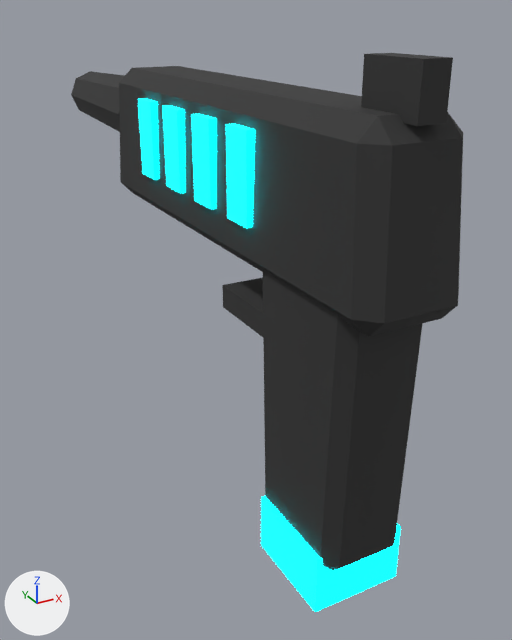
The glTF model public/assets/models/blaster.glb, before and after one commit.
Before and after are seen from a camera (50 mm lens) standing at (-0.162, -0.243, 0.129) and looking at (0.024, 0.095, -0.04). Lighting does not change. The marker at lower left points along +X, +Y and +Z. The first picture is the older version. Where no turn or scale is listed for an object, it has been applied to the vertices. Vertices at exactly the same position are counted once.

In view in the first picture: 'frame', 'heat_cell', 'heat_vents'.
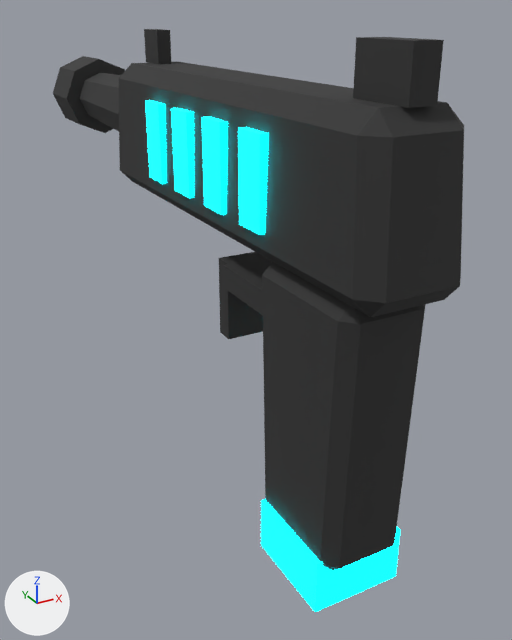
Pixel boxes [x1, y1, x2, y2] of what changed, in the pictures (512 x 640 px; the box of a moved part takes in the faces that stretch with it):
'frame', reshaped
    before: [71, 53, 463, 570]
    after: [53, 29, 464, 570]
'heat_vents', moved
    before: [138, 98, 255, 228]
    after: [145, 100, 269, 235]
'heat_cell', rescaled
    before: [261, 496, 401, 612]
    after: [261, 499, 400, 612]
part 1 of me_frame, moved or reshaped
    before: [119, 66, 463, 337]
    after: [119, 62, 464, 317]
part 2 of me_frame, moved or reshaped
    before: [222, 277, 263, 337]
    after: [222, 257, 272, 315]
part 3 of me_frame, added
    after: [219, 252, 264, 339]
part 4 of me_frame, added
    after: [53, 56, 125, 133]
part 5 of me_frame, moved or reshaped
    before: [361, 53, 453, 126]
    after: [353, 37, 444, 108]
part 6 of me_frame, added
    after: [144, 29, 172, 64]
part 7 of me_frame, moved or reshaped
    before: [263, 270, 423, 569]
    after: [262, 262, 426, 569]

The edits, one by one:
me_frame is used by ob_frame; location (0.0, 0.0, 0.0).
me_frame had 80 vertices, 140 faces and spanned x -0.025..0.025, y -0.069..0.31, z -0.1..0.115.
me_frame now has 112 vertices, 192 faces and spans x -0.026..0.026, y -0.069..0.325, z -0.1..0.12.
me_frame part 1: the loose piece of 24 vertices spanning x -0.025..0.025, y -0.069..0.189, z 0.023..0.097 is scaled about its middle by (1, 1, 0.923), then moved by (0.0, 0.0, 0.005).
me_frame part 2: the loose piece of 8 vertices spanning x -0.015..0.015, y 0.01..0.06, z -0.011..0.001 is moved by (0.0, 0.0, 0.011).
me_frame part 3: a new loose piece, a box spanning x -0.012..0.012, y 0.06..0.07, z -0.03..0.012, in mat_mat_interactive (dark grey #303030).
me_frame part 4: a new loose piece, an 8-sided cylinder along y spanning x -0.026..0.026, y 0.285..0.325, z 0.044..0.096, in mat_mat_interactive (dark grey #303030).
me_frame part 5: the loose piece of 8 vertices spanning x -0.006..0.006, y -0.065..-0.035, z 0.095..0.115 is moved by (0.0, 0.005, 0.005).
me_frame part 6: a new loose piece, a box spanning x -0.004..0.004, y 0.16..0.18, z 0.1..0.118, in mat_mat_interactive (dark grey #303030).
me_frame part 7: 12 vertices moved from x -0.021..0.021, y -0.054..0.014, z 0.034..0.04 to x -0.021..0.021, y -0.054..0.014, z 0.024..0.03.
me_heat_cell is used by ob_heat_cell; location (0.0, 0.0, 0.0).
me_heat_cell had 8 vertices, 12 faces and spanned x -0.023..0.023, y -0.045..0.005, z -0.12..-0.09.
me_heat_cell now has 8 vertices, 12 faces and spans x -0.023..0.023, y -0.045..0.005, z -0.12..-0.092.
me_heat_cell part 8: the whole mesh is scaled about its middle by (1, 1, 0.933), then moved by (0.0, 0.0, -0.001).
me_heat_vents is used by ob_heat_vents; location (0.0, 0.0, 0.0).
me_heat_vents had 32 vertices, 48 faces and spanned x -0.027..0.027, y 0.011..0.134, z 0.045..0.085.
me_heat_vents now has 32 vertices, 48 faces and spans x -0.027..0.027, y 0.0..0.123, z 0.045..0.085.
me_heat_vents part 9: the whole mesh is moved by (0.0, -0.011, 0.0).
